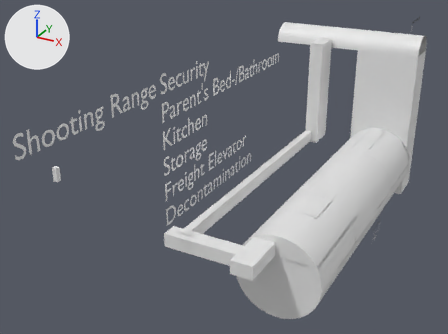
One commit to the Blender file blender/Bunker/Bunker.blend: the scene before it, then after it.
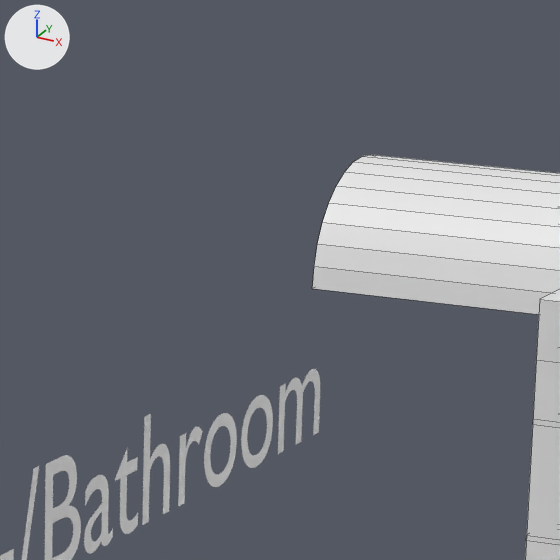
The first picture shows the older version from a camera (50 mm lens) standing at (34.8, -104.5, 59.1) and looking at (-16.8, -10.7, 12.2). The close-ups show both versions on the part from 52% to 70% of the width and 0% to 24% of the height of that picture; other places that the commit changed are outside them. Arrows for +X, +Y and +Z are at upper left; the lights stay in place. The close-ups show mesh edges as thin lines.

Script lines for the objects in view, before the commit:
```python
me_cube_057 = bpy.data.meshes.new('Cube.057')
me_cube_057.from_pydata(...)  # 24 vertices, 20 faces; spans x -0.8..2.2, y -5.2..0.9, z -21.8..2.0
me_cylinder_004 = bpy.data.meshes.new('Cylinder.004')
me_cylinder_004.from_pydata(...)  # 51 vertices, 33 faces; spans x -1.0..0.0, y -1.0..1.0, z -6.82..1.73
txt_text = bpy.data.curves.new('Text', 'FONT')
txt_text.body = "Security\nParent's Bed-/Bathroom\nKitchen\nStorage\nFreight Elevator\nDecontamination"
ob_cube_035 = bpy.data.objects.new('Cube.035', me_cube_057)
ob_cube_035.location = (-15.37, 34.4, 25.94)
ob_cylinder_004 = bpy.data.objects.new('Cylinder.004', me_cylinder_004)
ob_cylinder_004.location = (0.0, 39.58, 25.94)
ob_cylinder_004.rotation_euler = (0.0, 1.571, 0.0)  # degrees (0, 90, 0)
ob_cylinder_004.scale = (3.98, 3.98, 3.98)
_m = ob_cylinder_004.modifiers.new('Boolean', 'BOOLEAN')
_m.object = ob_cube_037
ob_text = bpy.data.objects.new('Text', txt_text)
ob_text.location = (-23.17, -21.4, 28.09)
ob_text.rotation_euler = (1.571, 0.0, 1.571)  # degrees (90, 0, 90)
ob_text.scale = (5.05, 5.05, 5.05)
```
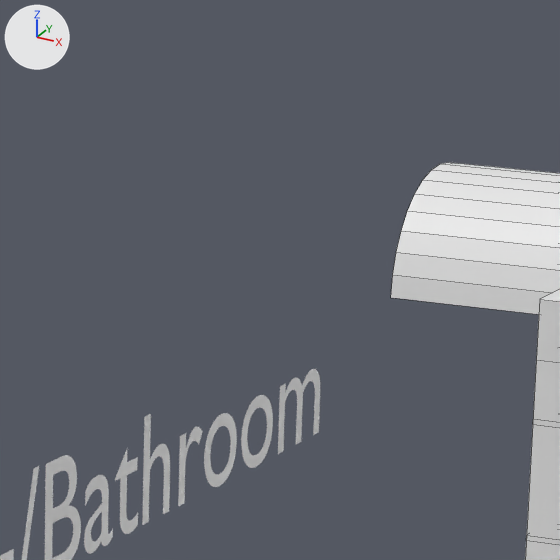
Changed parts and their boxes (x1, y1, x2, y2) in the close-ups (560 x 560 px):
'Cylinder.004', reshaped
    before: (312, 155, 560, 314)
    after: (391, 162, 560, 314)

Diff of the bpy script that builds the scene:
```diff
--- a/blender/Bunker/Bunker.blend.py
+++ b/blender/Bunker/Bunker.blend.py
@@ me_cylinder_004 @@
 me_cylinder_004.from_pydata(...)  # 51 vertices, 33 faces; spans x -1.0..0.0, y -1.0..1.0, z -6.82..1.73
 # used by ob_cylinder_004; location = (0.0, 39.58, 25.94); rotation_euler = (0.0, 1.571, 0.0), in degrees (0, 90, 0); scale = (3.98, 3.98, 3.98)
+# me_cylinder_004 part 1: all 17 vertices in x -1.0..0.0, y -1.0..1.0, z -6.82 are moved by (0.0, 0.0, 0.75)
```
